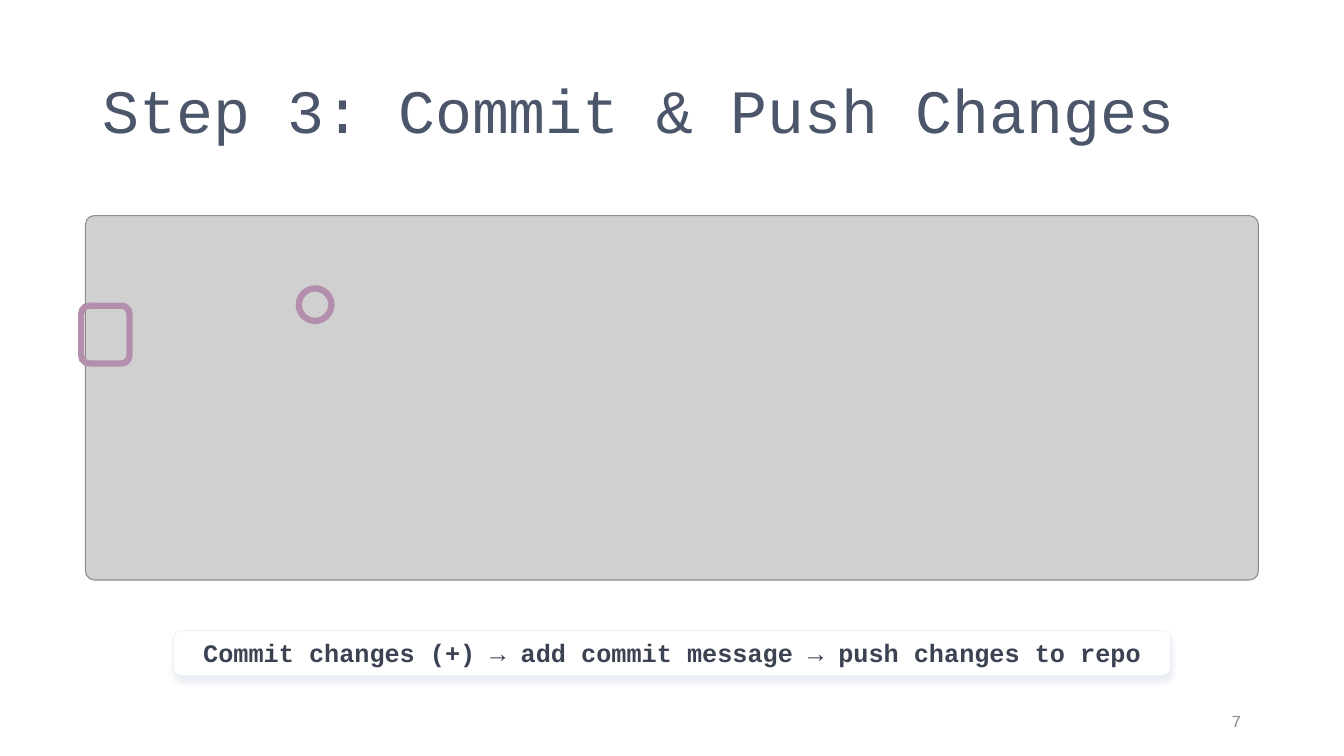
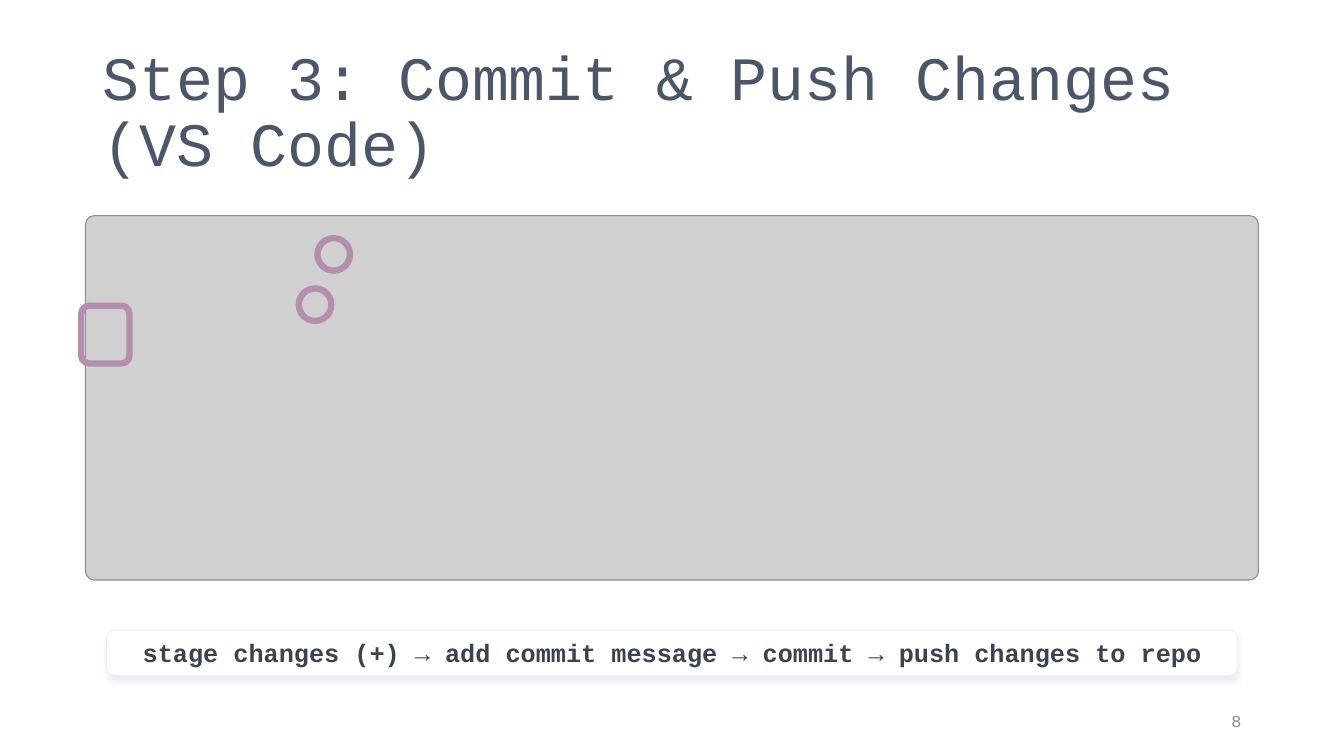
Before and after one commit to PIFSCstockassessments/SAP_github_workflow, a slide deck: slide 8 of docs/GitHub Workflow for SAP.pptx (slide 7 before the commit). Drawn at 1344x756 pixels with LibreOffice and Linux fonts; fonts in the diff are those of the drawing; grey boxes stand for pictures. Boxes give left, top, right and bottom in pixels: in the first picture for what was removed or moved away, otherwise in the second. Text is boxed around its words. In the diff, an @@ line names an element or a change of style, - is before the commit and + after.

```diff
--- a/docs/GitHub Workflow for SAP.pptx
+++ b/docs/GitHub Workflow for SAP.pptx
@@ title at [102, 56, 1174, 179]: text changed @@
-Step 3: Commit & Push Changes
+Step 3: Commit & Push Changes (VS Code)
@@ ellipse added at [318, 238, 350, 270], outline #B48EAD 4.5 pt @@
@@ rounded rectangle "stage changes (+) → add ...": place and size @@
-rounded rectangle "stage changes (+) → add ..." at [173, 630, 1171, 676]
+rounded rectangle "stage changes (+) → add ..." at [107, 630, 1237, 676]
@@ text in rounded rectangle at [143, 644, 1201, 668]: text changed @@
-Commit changes (+) → add commit message → push changes to repo
+stage changes (+) → add commit message → commit → push changes to repo
@@ page number at [1231, 716, 1241, 727]: text changed @@
-7
+8
```
Also in this commit, not shown: 7 other slides changed.
